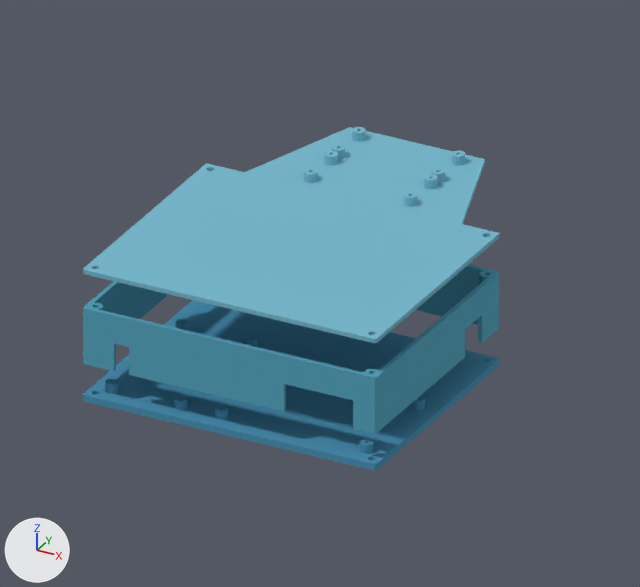
An edit to the Blender file ArduinoProgrammingFiles/120VMonitor/120V_Monitor_CAD/three_piece_enclosure.blend, drawn before and after from the same camera.
The view is the same before and after, from the file's camera 'Camera'. Arrows for +X, +Y and +Z are at lower left; the lights stay in place. The older version comes first.

Names of what the first picture shows: 'Base platform', 'Top plate', 'Wall frame'.
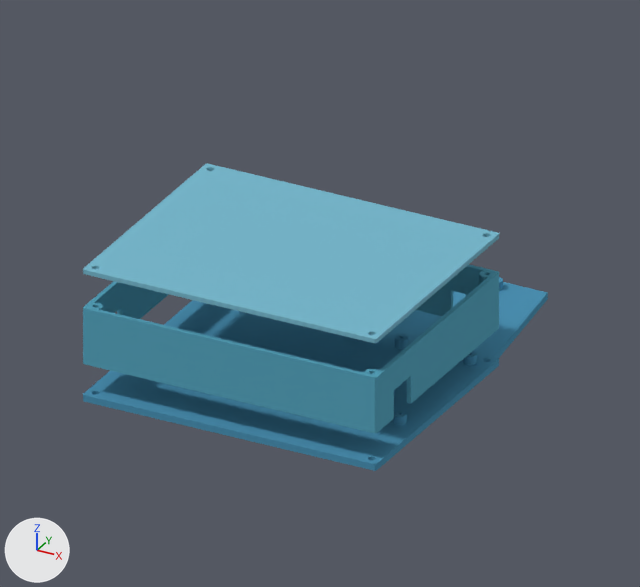
Patch to the scene script:
```diff
--- a/ArduinoProgrammingFiles/120VMonitor/120V_Monitor_CAD/three_piece_enclosure.blend.py
+++ b/ArduinoProgrammingFiles/120VMonitor/120V_Monitor_CAD/three_piece_enclosure.blend.py
@@ me_cube_001 @@
 me_cube_001.from_pydata(...)  # 1824 vertices, 783 faces; spans x 0.0..134.9, y 0.0..108.0, z 0.0..25.4
 # used by ob_wall_frame; location = (0.0, 0.0, 17.0)
+# me_cube_001 part 1: the whole mesh is turned -180 degrees about the z axis through its middle
 me_cube_001.materials.append(mat_wall_frame)
@@ me_cube_007 @@
 # used by ob_top_plate; location = (0.0, 0.0, 58.0)
-me_cube_007.from_pydata(...)  # 2659 vertices, 1368 faces; spans x 0.0..135.0, y 0.0..164.0, z 0.0..6.0
+me_cube_007.from_pydata(...)  # 587 vertices, 302 faces; spans x 0.0..135.0, y 0.0..108.0, z 0.0..2.0
+# me_cube_007 part 2: 31 vertices moved within x 2.0..132.0, y 2.0..106.0, z 0.0..2.0; 2073 vertices removed from x 3.0..117.0, y 3.0..164.0, z 0.0..6.0; 1 vertex added at x 3.0, y 105.0, z 0.0
 me_cube_007.materials.append(mat_top_plate)
@@ me_base_platform @@
 # used by ob_base_platform; location = (0.0, 0.0, 0.0)
-me_base_platform.from_pydata(...)  # 2644 vertices, 5300 faces; spans x 0.0..134.9, y 0.0..108.0, z 0.0..7.0
+me_base_platform.from_pydata(...)  # 3692 vertices, 7396 faces; spans x 0.0..134.9, y 0.0..169.3, z 0.0..7.0
+# me_base_platform part 3: 3 vertices moved within x 2.5..132.4, y 104.5, z 0.0..3.0; 2058 vertices removed from x 2.9..131.9, y 2.8..105.3, z 2.0..7.0; 3106 vertices added at x 2.4..132.4, y 35.2..169.3, z 0.0..7.0
 me_base_platform.materials.append(mat_base_platform)
```

Changed parts and their boxes (x1, y1, x2, y2) in the pictures (640 x 587 px; the box of a moved part takes in the faces that stretch with it):
'Top plate', reshaped (17% shorter): before (83, 127, 499, 343); after (83, 164, 499, 343)
'Base platform', reshaped: before (83, 300, 499, 471); after (83, 277, 548, 471)
part 1 of me_cube_001, moved or reshaped: (111, 275, 499, 429) in both
part 2 of me_cube_007, cut back: before (243, 127, 485, 227); after (243, 172, 466, 227)
part 3 of me_base_platform, moved or reshaped: before (102, 302, 497, 457); after (102, 277, 548, 457)
